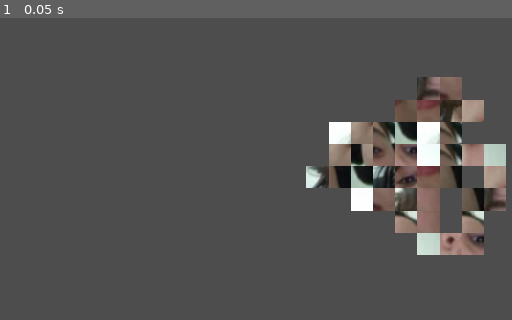
Above: before the commit, frame 1.
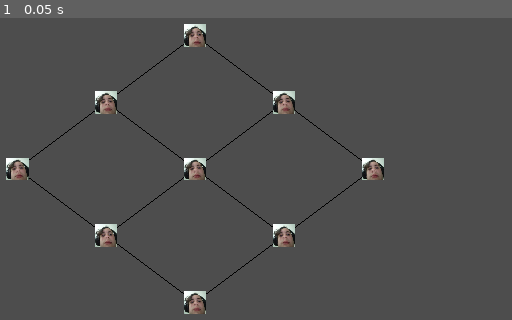
Above: after the commit, the same moment.

Repository: TE4-Umea/te4-pong
Game: Godot game, scene res://Scenes/Map/OverWorld/OverworldMap.tscn
The game is run twice, just before and just after one commit, with the same random seed, the same clock (stepped at 60 frames per second) and the same inputs. Before the commit the project starts from res://Scenes/Map/World/WorldMap.tscn.
Inputs:
- Up to frame 1 (0.05 s): no input

The runs differ from the first frame. In frame 1, 14% of the frame differs, in the area x 1-99%, y 1-99%.

Commit message:
Connected overworld and world map

Diff:
--- a/Scenes/Map/OverWorld/MapNode.gd
+++ b/Scenes/Map/OverWorld/MapNode.gd
@@ -25,7 +25,7 @@
 # Called every frame. 'delta' is the elapsed time since the previous frame.
 func _process(delta):
 	if mouse_over and Input.is_action_just_pressed("click"):
-		print("Click")
+		get_tree().change_scene_to_file("res://Scenes/Map/World/WorldMap.tscn")
 
 
 func _on_area_2d_mouse_entered():
--- a/Scenes/Map/World/WorldMap.gd
+++ b/Scenes/Map/World/WorldMap.gd
@@ -8,7 +8,24 @@
 func _on_walker_done_with_map(map_arr):
 	map = map_arr
 	self.step_size = step_size
+	print(map.size())
 	for location in map:
 		var x = (get_viewport().get_visible_rect().size.x/2)/$TileMap.cell_quadrant_size
 		var y = (get_viewport().get_visible_rect().size.y/2)/$TileMap.cell_quadrant_size
-		$TileMap.set_cell(0, Vector2i(x - location.x, y - location.y), 0, Vector2i(nums.pick_random(), nums.pick_random()))
+		var tile_x
+		var tile_y
+		if map.find(location) == 0:
+			tile_x = 3
+			tile_y = 0
+		elif map.find(location) == map.size()-1:
+			tile_x = 2
+			tile_y = 1
+		else:
+			tile_x = 4
+			tile_y = 3
+		$TileMap.set_cell(0, Vector2i(x - location.x, y - location.y), 0, Vector2i(tile_x, tile_y))
+
+
+func _process(delta):
+	if Input.is_action_just_pressed("click"):
+		get_tree().change_scene_to_file("res://Scenes/Map/OverWorld/OverworldMap.tscn")
--- a/Scenes/Map/World/WorldMap.tscn
+++ b/Scenes/Map/World/WorldMap.tscn
@@ -67,6 +67,7 @@
 [node name="Walker" type="Node2D" parent="."]
 position = Vector2(576, 320)
 script = ExtResource("1_0m7ej")
+steps = 15
 
 [node name="TileMap" type="TileMap" parent="."]
 tile_set = SubResource("TileSet_nlcyy")
--- a/project.godot
+++ b/project.godot
@@ -11,7 +11,7 @@
 [application]
 
 config/name="Pong"
-run/main_scene="res://Scenes/Map/World/WorldMap.tscn"
+run/main_scene="res://Scenes/Map/OverWorld/OverworldMap.tscn"
 config/features=PackedStringArray("4.1", "Forward Plus")
 config/icon="res://Assets/Img/icon.svg"
 
